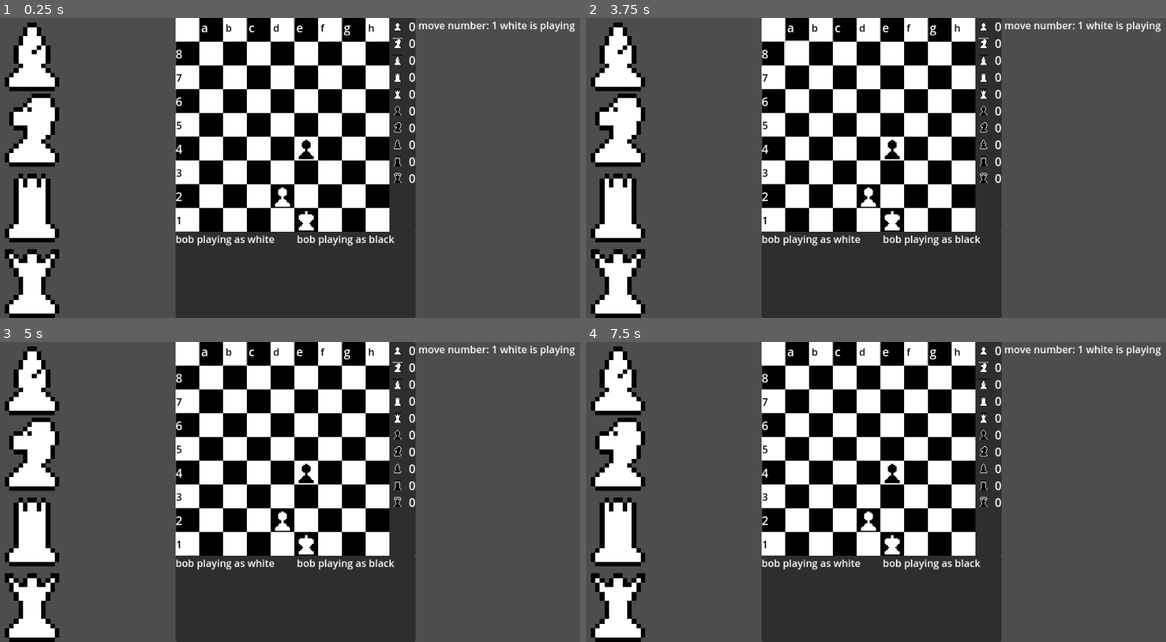
Above: before the commit, frames 1-4 (two rows, left to right).
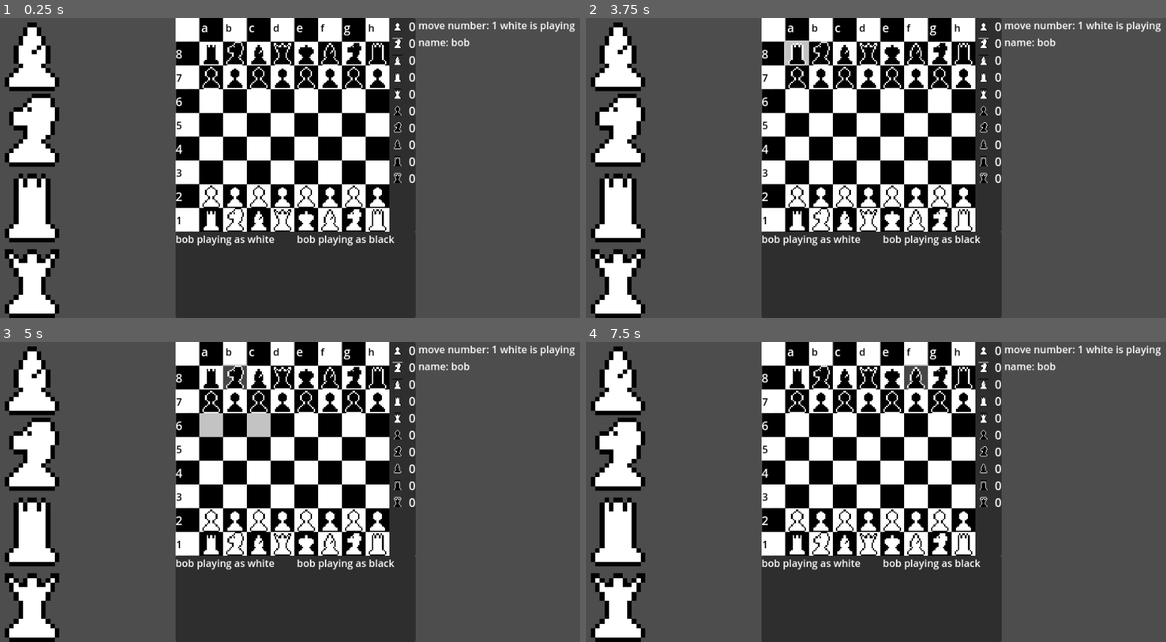
Above: after the commit, the same moments.

Repository: Hanekawa-chan/chess
Game: Godot game, scene res://scenes/game.tscn
The game is run twice, just before and just after one commit, with the same random seed, the same clock (stepped at 60 frames per second) and the same inputs. This scene is started directly instead of the project's main scene.
Inputs (mouse positions are in pixels of both pictures, inside the frame that each line leads up to):
- Up to frame 1 (0.25 s): no input
- Up to frame 2 (3.75 s): click (673, 54) at 0.5 s; click (673, 129) at 1.25 s; click (673, 207) at 2 s; click (673, 282) at 2.75 s; click (794, 54) at 3.5 s
- Up to frame 3 (5 s): click (237, 378) at 4.25 s
- Up to frame 4 (7.5 s): click (847, 378) at 5 s; click (870, 378) at 5.75 s; click (893, 378) at 6.5 s; click (916, 378) at 7.25 s

The runs differ from the first frame. In frame 1, 3.1% of the frame differs, in the area x 34-81%, y 6-72%; in frame 2, 3.2%; in frame 3, 3.9%; in frame 4, 3.3%.

Commit message:
added rpc calls for game and player's name display

Diff:
--- a/scenes/game.tscn
+++ b/scenes/game.tscn
@@ -1323,3 +1323,8 @@
 unique_name_in_owner = true
 layout_mode = 2
 text = "white is playing"
+
+[node name="PlayerNameLabel" type="Label" parent="CenterContainer/HBoxContainer/RightSide/HFlowContainer"]
+unique_name_in_owner = true
+layout_mode = 2
+text = " name:"
--- a/scripts/game.gd
+++ b/scripts/game.gd
@@ -1,5 +1,6 @@
 class_name Game extends Control
 
+@onready var player_name_label = %PlayerNameLabel
 @onready var dead_counters = %DeadCounters
 @onready var choosable_pieces = %ChoosablePieces
 @onready var move_number_label = %MoveNumberLabel
@@ -10,7 +11,7 @@
 @onready var current_side = Side.White
 var move_number: int = 1:
 	set(value):
-		move_number_label.text = "move number: " + str(value)
+		move_number_label.text = " move number: " + str(value)
 		move_number = value
 		if move_number % 2 == 1:
 			current_side = Side.White
@@ -125,8 +126,9 @@
 
 
 func _ready():
+	player_name_label.text = " name: "+MultiplayerManager.player_name
 	chess_grid.resized.connect(_set_scale)
-	var _board = get_test_initial_board()
+	var _board = get_initial_board()
 	for cell in chess_grid.get_children():
 		cell.initialize()
 		for piece in _board:
@@ -141,6 +143,7 @@
 		pawn_to_transfigure.change_figure_on_grid(figure)
 		pawn_to_transfigure = null
 
+@rpc("any_peer", "call_local")
 func new_round(grid: Array, pawn: ChessTile):
 	var fake_grid = copy_chess_grid(grid)
 	get_available_moves(fake_grid)
--- a/scripts/multiplayer_manager.gd
+++ b/scripts/multiplayer_manager.gd
@@ -12,11 +12,14 @@
 var client_name = "bob"
 var host_side = Game.Side.White
 var client_side = Game.Side.Black
+var player_side = Game.Side.White
 
 func set_random_sides():
 	var rng = RandomNumberGenerator.new()
 	if rng.randf() >= 0.5:
 		set_sides.rpc(Game.Side.Black, Game.Side.White)
+		if !multiplayer.is_server():
+			player_side = client_side
 
 @rpc("authority", "call_remote")
 func set_sides(_host_side, _client_side):
--- a/scripts/tile.gd
+++ b/scripts/tile.gd
@@ -1,6 +1,5 @@
 class_name ChessTile extends Button
 
-# TODO find place where it draws player's moves on tilemap
 @onready
 var game: Game = $"../../../../../../../../../.."
 @onready
@@ -50,75 +49,94 @@
 	#var atlas = pieces.get_cell_atlas_coords(place)
 	#piece = Piece.new(place, game.piece_tiles_dict.get(atlas))
 
+# TODO find out difference between local and remote calling
+@rpc("any_peer", "call_local")
+func set_active_piece(_piece: Piece):
+	print("did it happen? set_active_piece ", MultiplayerManager.player_name)
+	game.active_piece = _piece
+
+@rpc("any_peer", "call_local")
+func increase_move_number():
+	print("did it happen? increase_move_number ", MultiplayerManager.player_name)
+	game.move_number += 1
+
+@rpc("any_peer", "call_local")
+func set_piece(_piece: Piece):
+	print("did it happen? set_piece ", MultiplayerManager.player_name)
+	piece = _piece
+
+@rpc("any_peer", "call_local")
+func set_dead_count(_piece: Piece):
+	print("did it happen? set_dead_count ", MultiplayerManager.player_name)
+	game.dead_counters.set_count(_piece.color, _piece.figure)
+
 func _on_button_up():
-	if piece != null:
-		#print("clicked me! Pos:", place, " Fig:", Game.Pieces.keys()[piece.figure], " Color:", Game.Side.keys()[piece.color], " Available moves:", movable_places)
-		if game.active_piece != null:
-			if game.active_piece.color == piece.color:
-				game.active_piece = piece
+	if game.current_side == MultiplayerManager.player_side:
+		if piece != null:
+			#print("clicked me! Pos:", place, " Fig:", Game.Pieces.keys()[piece.figure], " Color:", Game.Side.keys()[piece.color], " Available moves:", movable_places)
+			if game.active_piece != null:
+				if game.active_piece.color == piece.color:
+					set_active_piece.rpc(piece)
+				else:
+					var active_piece = game.active_piece
+					set_active_piece.rpc(null)
+					for pos in active_piece.tile.movable_places:
+						if pos.place == place:
+							# PIECE MOVES
+							set_dead_count.rpc(piece)
+							#print("active", active_piece)
+							set_piece.rpc(active_piece)
+							increase_move_number.rpc()
+							game.new_round.rpc(game.chess_grid.get_children(), null)
+							break
 			else:
-				# TODO add list of beaten pieces
-				var active_piece = game.active_piece
-				game.active_piece = null
+				set_active_piece.rpc(piece)
+		else:
+			#print("clicked me! Pos:", place, " Empty")
+			var active_piece = game.active_piece
+			if active_piece != null:
+				set_active_piece.rpc(null)
 				for pos in active_piece.tile.movable_places:
 					if pos.place == place:
 						# PIECE MOVES
-						game.dead_counters.set_count(piece.color, piece.figure)
 						#print("active", active_piece)
-						piece = active_piece
-						game.move_number += 1
-						game.new_round(game.chess_grid.get_children(), null)
+						var is_enpassantable = false
+						if active_piece.figure == Game.Pieces.Pawn && abs(active_piece.place.y - pos.place.y) == 2:
+							is_enpassantable = true
+						set_piece.rpc(active_piece)
+						increase_move_number.rpc()
+						if is_enpassantable:
+							game.new_round.rpc(game.chess_grid.get_children(), self)
+						else:
+							game.new_round.rpc(game.chess_grid.get_children(), null)
 						break
-		else:
-			game.active_piece = piece
-			if piece.figure == Game.Pieces.King:
-				print("im king", special_moves)
-	else:
-		#print("clicked me! Pos:", place, " Empty")
-		var active_piece = game.active_piece
-		if active_piece != null:
-			game.active_piece = null
-			for pos in active_piece.tile.movable_places:
-				if pos.place == place:
-					# PIECE MOVES
-					#print("active", active_piece)
-					var is_enpassantable = false
-					if active_piece.figure == Game.Pieces.Pawn && abs(active_piece.place.y - pos.place.y) == 2:
-						is_enpassantable = true
-					piece = active_piece
-					game.move_number += 1
-					if is_enpassantable:
-						game.new_round(game.chess_grid.get_children(), self)
-					else:
-						game.new_round(game.chess_grid.get_children(), null)
-					break
-			for pos in active_piece.tile.special_moves:
-				if pos.place == place:
-					# PIECE DOES SPECIAL MOVE
-					#print("active", active_piece)
-					if active_piece.figure == Game.Pieces.King:
-						for t in game.chess_grid.get_children():
-							if place.x == 2:
-								if t.piece != null && t.piece.color == active_piece.color && t.piece.figure == Game.Pieces.Rook && len(t.special_moves) > 0 && t.place.x == 0:
-									var rook_place = game.find_tile_by_position(game.chess_grid.get_children(), Vector2i(3, active_piece.place.y))
-									rook_place.piece = t.piece
-									break
-							if place.x == 6:
-								if t.piece != null && t.piece.color == active_piece.color && t.piece.figure == Game.Pieces.Rook && len(t.special_moves) > 0 && t.place.x == 7:
-									var rook_place = game.find_tile_by_position(game.chess_grid.get_children(), Vector2i(5, active_piece.place.y))
-									rook_place.piece = t.piece
-									break
-					if active_piece.figure == Game.Pieces.Pawn:
-						for t in game.chess_grid.get_children():
-							if t.piece != null && t.piece.figure == Game.Pieces.Pawn && t.piece.color != active_piece.color:
-								if len(t.special_moves) > 0:
-									game.dead_counters.set_count(t.piece.color, t.piece.figure)
-									t.piece = null
-									break
-					piece = active_piece
-					game.move_number += 1
-					game.new_round(game.chess_grid.get_children(), null)
-					break
+				for pos in active_piece.tile.special_moves:
+					if pos.place == place:
+						# PIECE DOES SPECIAL MOVE
+						#print("active", active_piece)
+						if active_piece.figure == Game.Pieces.King:
+							for t in game.chess_grid.get_children():
+								if place.x == 2:
+									if t.piece != null && t.piece.color == active_piece.color && t.piece.figure == Game.Pieces.Rook && len(t.special_moves) > 0 && t.place.x == 0:
+										var rook_place = game.find_tile_by_position(game.chess_grid.get_children(), Vector2i(3, active_piece.place.y))
+										rook_place.set_piece.rpc(t.piece)
+										break
+								if place.x == 6:
+									if t.piece != null && t.piece.color == active_piece.color && t.piece.figure == Game.Pieces.Rook && len(t.special_moves) > 0 && t.place.x == 7:
+										var rook_place = game.find_tile_by_position(game.chess_grid.get_children(), Vector2i(5, active_piece.place.y))
+										rook_place.set_piece.rpc(t.piece)
+										break
+						if active_piece.figure == Game.Pieces.Pawn:
+							for t in game.chess_grid.get_children():
+								if t.piece != null && t.piece.figure == Game.Pieces.Pawn && t.piece.color != active_piece.color:
+									if len(t.special_moves) > 0:
+										set_dead_count.rpc(t.piece)
+										t.set_piece.rpc(null)
+										break
+						set_piece.rpc(active_piece)
+						increase_move_number.rpc()
+						game.new_round.rpc(game.chess_grid.get_children(), null)
+						break
 
 func convert_to_model():
 	var copy_tile = ChessTileModel.new()
